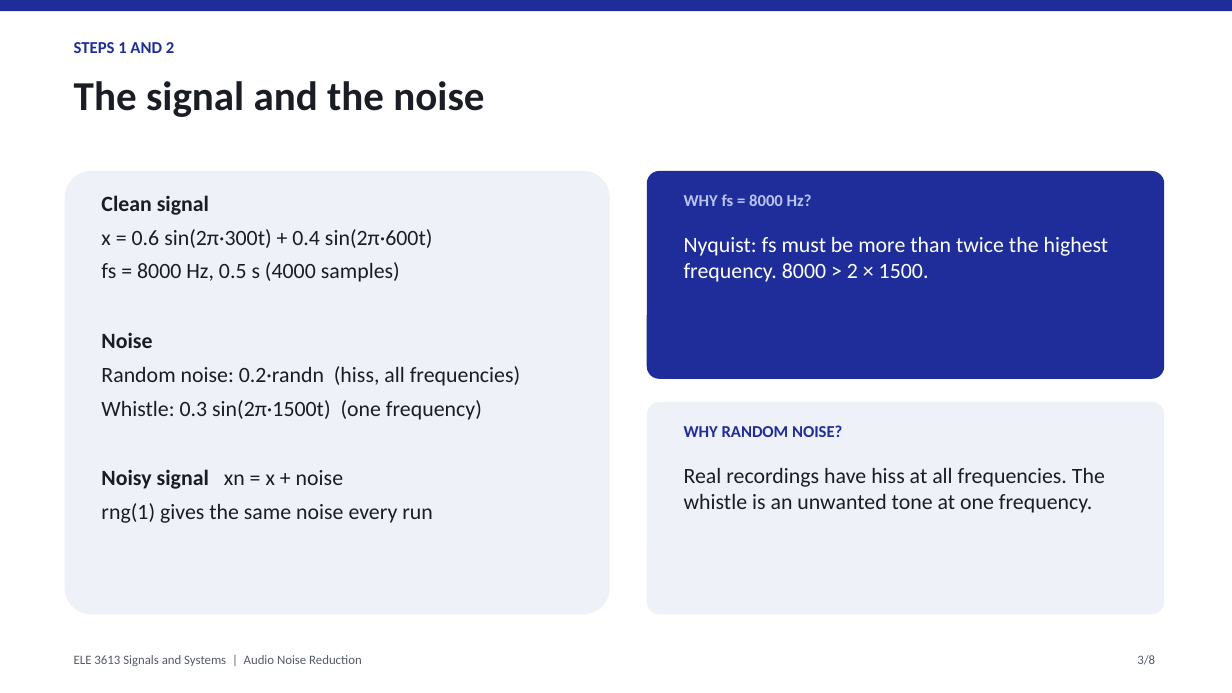
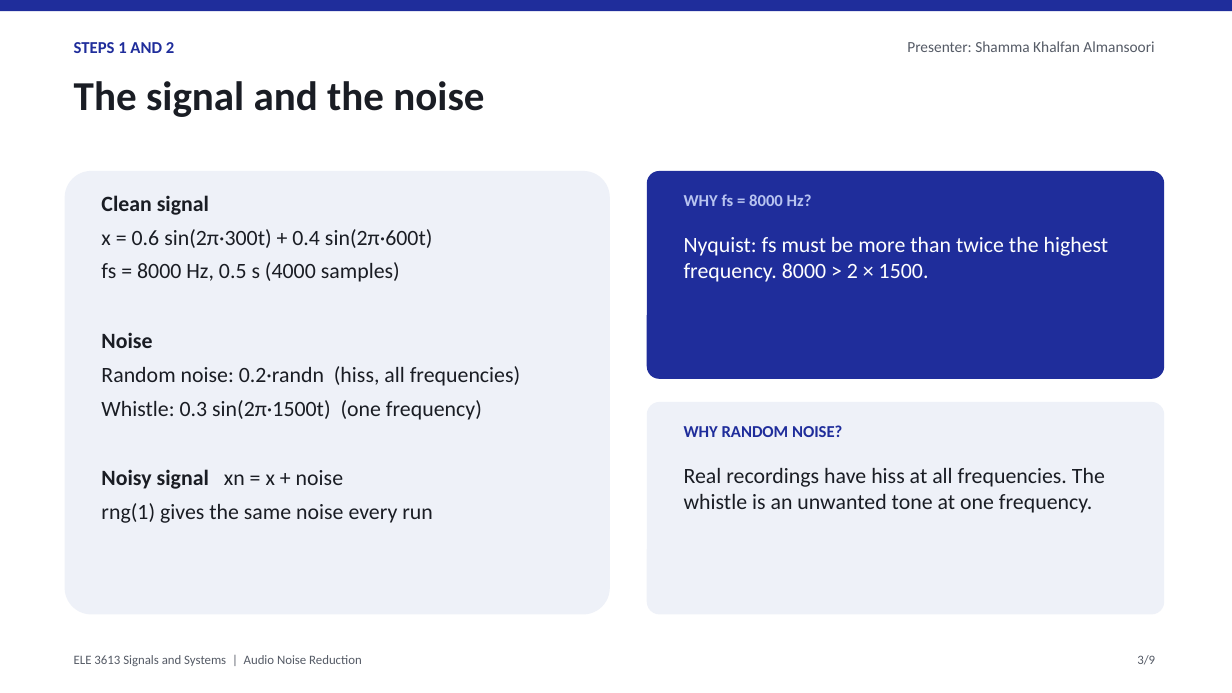
Before and after one commit to sshammaalman-art/Signal-project, a slide deck: slide 3 of AudioNoiseReduction_Presentation.pptx. Drawn at 1232x693 pixels with LibreOffice and Linux fonts; fonts in the diff are those of the drawing. Boxes give left, top, right and bottom in pixels: in the first picture for what was removed or moved away, otherwise in the second. Text is boxed around its words. In the diff, an @@ line names an element or a change of style, - is before the commit and + after.

```diff
--- a/AudioNoiseReduction_Presentation.pptx
+++ b/AudioNoiseReduction_Presentation.pptx
@@ text added at [907, 41, 1154, 52], 12 pt, text #555B66 @@
+Presenter: Shamma Khalfan Almansoori
@@ text at [1137, 655, 1155, 665]: text changed @@
-3/8
+3/9
```
Also in this commit, not shown: 6 other slides changed, 1 slide added, 3 other files.
